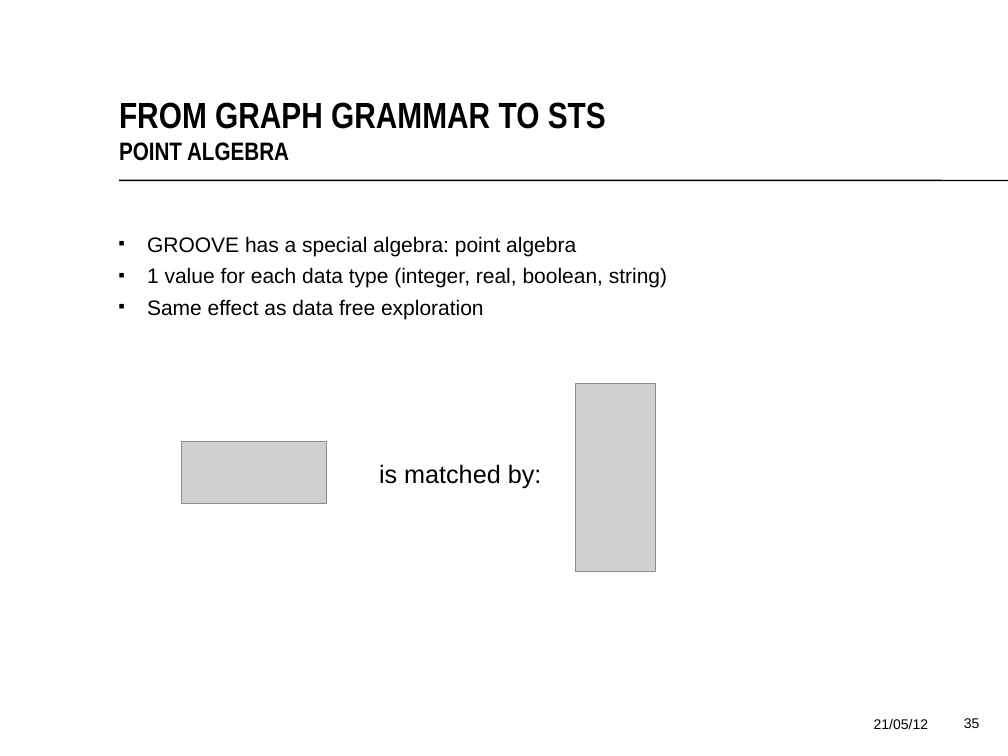
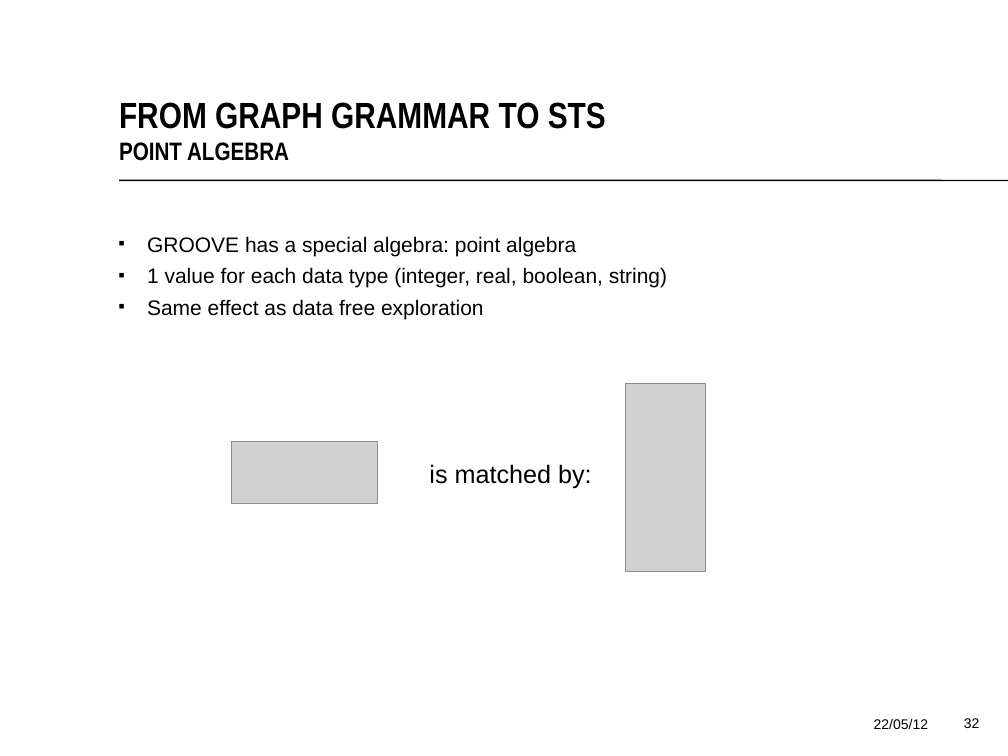
Before and after one commit to vincentdebruijnut/MBT-with-GTS, a slide deck: slide 32 of Final-thesis/presentation/presentatie.odp (slide 35 before the commit). Drawn at 1008x756 pixels with LibreOffice and Linux fonts; fonts in the diff are those of the drawing; grey boxes stand for pictures; background and template pictures are left out. Boxes give left, top, right and bottom in pixels: in the first picture for what was removed or moved away, otherwise in the second. Text is boxed around its words. In the diff, an @@ line names an element or a change of style, - is before the commit and + after.

```diff
--- a/Final-thesis/presentation/presentatie.odp
+++ b/Final-thesis/presentation/presentatie.odp
@@ 2 pictures, 1 text: place and size @@
-2 pictures, 1 text at <box>181,383,655,572</box>
+2 pictures, 1 text at <box>232,383,706,572</box>
@@ text at <box>874,719,928,729</box>: text changed @@
-21/05/12
+22/05/12
@@ page number at <box>964,718,980,728</box>: text changed @@
-35
+32
```
Also in this commit, not shown: 35 other slides changed, 3 slides removed, 30 other files.
